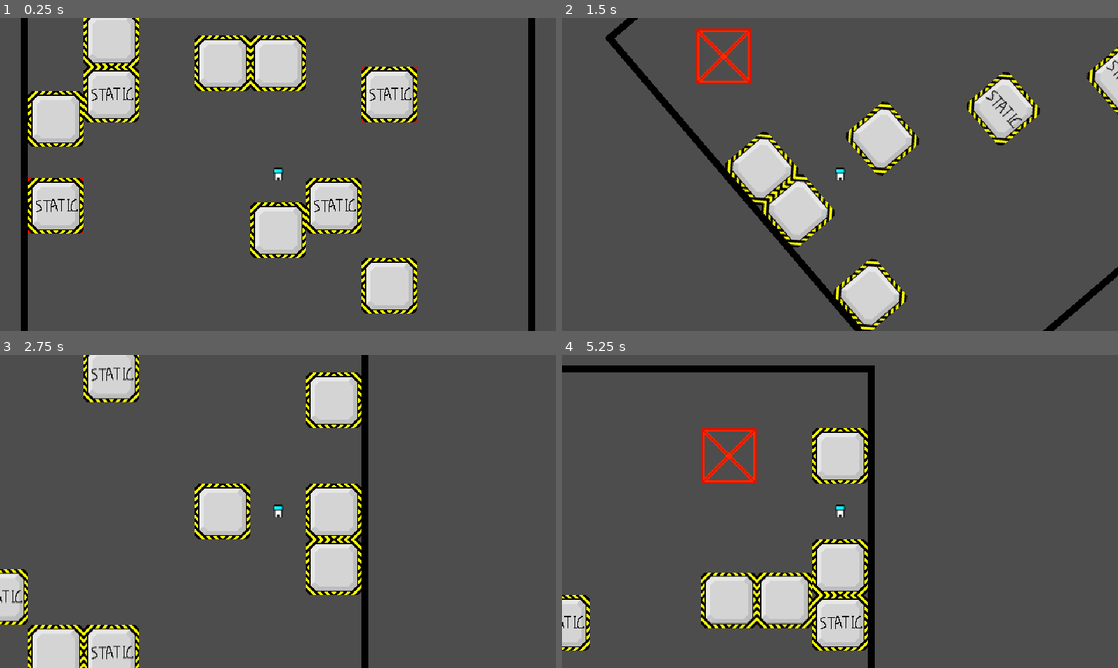
Above: before the commit, frames 1-4 (two rows, left to right).
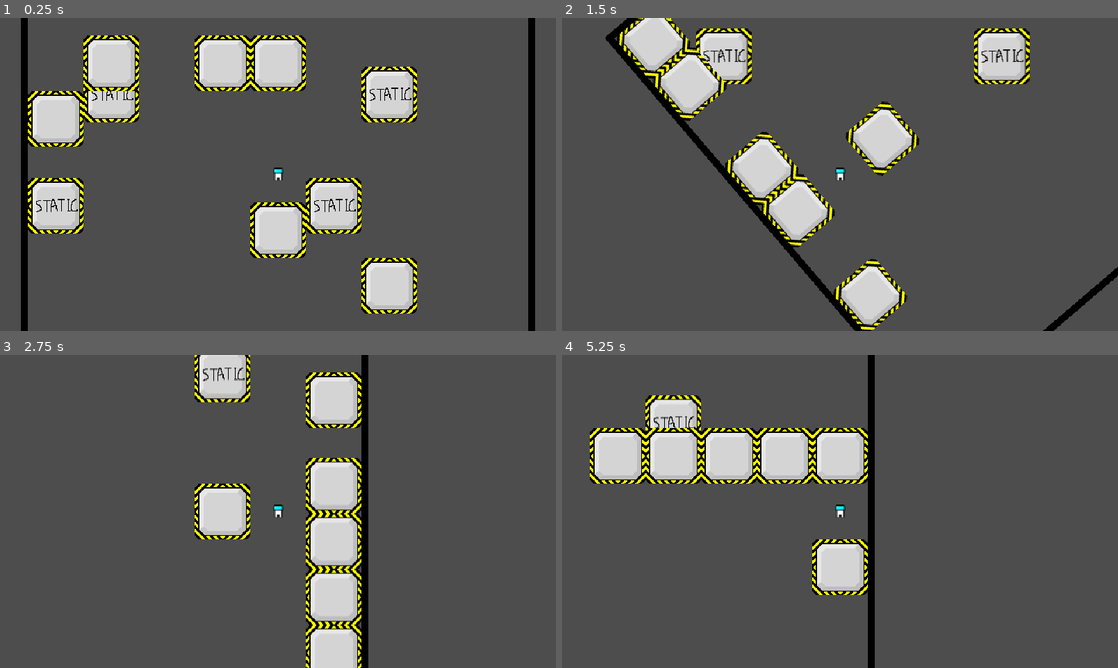
Above: after the commit, the same moments.

Repository: wojtekmal/escape-blocks
Game: Godot game, scene res://Levels/test_level_template_3.tscn
Two runs of this game, one before a commit and one after it. Both use one fixed random seed, a clock stepped at 60 frames per second and the inputs below. The project has no main scene, so this scene is started directly.
Inputs:
- Up to frame 1 (0.25 s): no input
- Up to frame 2 (1.5 s): hold Right (gravity_right) 0.53-1.28 s; tap W (jump) at 0.77 s; tap Enter at 1.25 s; hold Left (gravity_left) from 1.28 s (still down)
- Up to frame 3 (2.75 s): tap W (jump) at 1.52 s; release Left (gravity_left) at 2.03 s; hold Right (gravity_right) from 2.03 s (still down)
- Up to frame 4 (5.25 s): release Right (gravity_right) at 2.78 s; hold Up (gravity_up) 2.78-3.53 s; tap W (jump) at 3.02, 3.77, 4.52 s; tap Space at 3.5 s; hold Left (gravity_left) from 3.53 s (still down)

The runs differ from the first frame. In frame 1, 1.3% of the frame differs, in the area x 5-75%, y 0-69%; in frame 2, 8.7%; in frame 3, 11%; in frame 4, 15%, in the area x 0-57%, y 0-95%.
Error after the commit: Attempt to call function 'instantiate' in base 'null instance' on a null instance. (res://Levels/LevelTemplate.gd:370)

Commit message:
blocks from tile map

Diff:
--- a/engine/Levels/LevelTemplate.gd
+++ b/engine/Levels/LevelTemplate.gd
@@ -22,7 +22,8 @@
 var left_wall = -board_dimensions.x * 32
 var top_wall = -board_dimensions.y * 32
 var positions_before_rotations = []
-var static_block = load("res://Levels/StaticBlock8x8.tscn")
+var static_block = load("res://blocks/StaticBlock8x8.tscn")
+var moving_block = load("res://blocks/MovingBlock8x8.tscn")
 
 # Called when the node enters the scene tree for the first time.
 func _ready():
@@ -30,16 +31,7 @@
 	board_dimensions = board_dimensions
 	tilemap.board_dimensions = board_dimensions
 	#calls the setter function
-
-	var wall_tiles = walls.get_used_cells_by_id(0, 0, Vector2i(0,0), -1)
-
-	for wall_tile in wall_tiles:
-		print_debug("check")
-		var new_static_block_8x8 = static_block.instantiate()
-		new_static_block_8x8.board_cords = wall_tile
-		new_static_block_8x8.board_dimensions = board_dimensions
-		add_child(new_static_block_8x8)
-
+	load_blocks_from_tilemap()
 	#for moving_block in moving_blocks:
 	#	print_debug("check")
 	#for moving_block in moving_blocks:
@@ -353,3 +345,30 @@
 			child.position = Vector2(left_wall, top_wall)
 
 	#return board_dimensions
+
+func load_blocks_from_tilemap():
+	var wall_tiles = walls.get_used_cells_by_id(0, 0, Vector2i(0,0), -1)
+	var moving_block_tiles = walls.get_used_cells_by_id(0, 1, Vector2i(0,0), -1)
+	var static_block_tiles = walls.get_used_cells_by_id(0, 2, Vector2i(0,0), -1)
+
+	for wall_tile in wall_tiles:
+		var new_static_block_8x8 = static_block.instantiate()
+		new_static_block_8x8.board_cords = wall_tile
+		new_static_block_8x8.board_dimensions = board_dimensions
+		new_static_block_8x8.visible = false
+		add_child(new_static_block_8x8)
+		walls.set_cell(0, wall_tile) # removes tile from tile_map
+
+	for wall_tile in moving_block_tiles:
+		var new_moving_block_8x8 = moving_block.instantiate()
+		new_moving_block_8x8.board_cords = wall_tile
+		new_moving_block_8x8.board_dimensions = board_dimensions
+		add_child(new_moving_block_8x8)
+		walls.set_cell(0, wall_tile) # removes tile from tile_map
+
+	for wall_tile in static_block_tiles:
+		var new_static_block_8x8 = static_block.instantiate()
+		new_static_block_8x8.board_cords = wall_tile
+		new_static_block_8x8.board_dimensions = board_dimensions
+		add_child(new_static_block_8x8)
+		walls.set_cell(0, wall_tile) # removes tile from tile_map
--- a/engine/Levels/LevelTemplate.tscn
+++ b/engine/Levels/LevelTemplate.tscn
@@ -1,12 +1,12 @@
-[gd_scene load_steps=13 format=3 uid="uid://c3oe72nibs0yb"]
+[gd_scene load_steps=15 format=3 uid="uid://c3oe72nibs0yb"]
 
 [ext_resource type="PackedScene" uid="uid://ow2x5epfg1v2" path="res://Actors/Player.tscn" id="1"]
-[ext_resource type="PackedScene" uid="uid://p3vwjet8rxgn" path="res://blocks/MovingBlock8x8.tscn" id="2"]
 [ext_resource type="Texture2D" uid="uid://rvq1ytbkh1qm" path="res://textures/black.png" id="3"]
 [ext_resource type="Script" path="res://Levels/LevelTemplate.gd" id="4"]
 [ext_resource type="Script" path="res://scripts/TileMap.gd" id="4_gvo1y"]
-[ext_resource type="PackedScene" uid="uid://3vsop7p20fe0" path="res://Levels/StaticBlock8x8.tscn" id="6_cw7oa"]
 [ext_resource type="Script" path="res://scripts/RotationTimer.gd" id="6_lnp4p"]
+[ext_resource type="Texture2D" uid="uid://co07xqs3hmj10" path="res://textures/block.png" id="7_oxuh3"]
+[ext_resource type="Texture2D" uid="uid://bgq60xm1ldmss" path="res://textures/static_block.png" id="8_emeda"]
 [ext_resource type="Texture2D" uid="uid://5y23edqo0olg" path="res://textures/wall_block.png" id="8_pagpe"]
 
 [sub_resource type="TileSetAtlasSource" id="TileSetAtlasSource_ja7cw"]
@@ -81,13 +81,26 @@
 texture_region_size = Vector2i(64, 64)
 0:0/0 = 0
 
+[sub_resource type="TileSetAtlasSource" id="TileSetAtlasSource_voqr5"]
+texture = ExtResource("7_oxuh3")
+texture_region_size = Vector2i(64, 64)
+0:0/0 = 0
+
+[sub_resource type="TileSetAtlasSource" id="TileSetAtlasSource_7h21e"]
+texture = ExtResource("8_emeda")
+texture_region_size = Vector2i(64, 64)
+0:0/0 = 0
+
 [sub_resource type="TileSet" id="TileSet_srb8s"]
 tile_size = Vector2i(64, 64)
 sources/0 = SubResource("TileSetAtlasSource_id2jv")
+sources/1 = SubResource("TileSetAtlasSource_voqr5")
+sources/2 = SubResource("TileSetAtlasSource_7h21e")
 
 [node name="LevelTemplate" type="Node2D"]
 script = ExtResource("4")
 board_dimensions = Vector2i(8, 5)
+metadata/_edit_horizontal_guides_ = []
 
 [node name="Player" parent="." instance=ExtResource("1")]
 collision_layer = 2
@@ -102,46 +115,6 @@
 script = ExtResource("4_gvo1y")
 board_dimensions = Vector2i(8, 5)
 
-[node name="MovingBlock8x8" parent="." instance=ExtResource("2")]
-position = Vector2(-32, -128)
-board_cords = Vector2i(3, 0)
-board_dimensions = Vector2i(8, 5)
-
-[node name="MovingBlock8x9" parent="." instance=ExtResource("2")]
-position = Vector2(-224, -64)
-board_cords = Vector2i(0, 1)
-board_dimensions = Vector2i(8, 5)
-
-[node name="MovingBlock8x10" parent="." instance=ExtResource("2")]
-position = Vector2(-160, -128)
-board_cords = Vector2i(1, 0)
-board_dimensions = Vector2i(8, 5)
-
-[node name="MovingBlock8x11" parent="." instance=ExtResource("2")]
-position = Vector2(32, 64)
-board_cords = Vector2i(4, 3)
-board_dimensions = Vector2i(8, 5)
-
-[node name="MovingBlock8x12" parent="." instance=ExtResource("2")]
-position = Vector2(32, -128)
-board_cords = Vector2i(4, 0)
-board_dimensions = Vector2i(8, 5)
-
-[node name="MovingBlock8x13" parent="." instance=ExtResource("2")]
-position = Vector2(160, 128)
-board_cords = Vector2i(6, 4)
-board_dimensions = Vector2i(8, 5)
-
-[node name="StaticBlock8x8" parent="." instance=ExtResource("6_cw7oa")]
-position = Vector2(-160, -64)
-board_cords = Vector2i(1, 1)
-board_dimensions = Vector2i(8, 5)
-
-[node name="StaticBlock8x9" parent="." instance=ExtResource("6_cw7oa")]
-position = Vector2(96, 64)
-board_cords = Vector2i(5, 3)
-board_dimensions = Vector2i(8, 5)
-
 [node name="RotationTimer" type="Timer" parent="."]
 one_shot = true
 script = ExtResource("6_lnp4p")
@@ -151,4 +124,4 @@
 tile_set = SubResource("TileSet_srb8s")
 cell_quadrant_size = 64
 format = 2
-layer_0/tile_data = PackedInt32Array(65542, 0, 0, 196608, 0, 0)
+layer_0/tile_data = PackedInt32Array(65536, 1, 0, 1, 1, 0, 65537, 2, 0, 196608, 2, 0, 196613, 2, 0, 65542, 2, 0, 4, 1, 0, 196612, 1, 0, 262150, 1, 0, 3, 1, 0)
--- a/engine/Levels/StaticBlock8x8.tscn
+++ /dev/null
@@ -1,19 +0,0 @@
-[gd_scene load_steps=4 format=3 uid="uid://3vsop7p20fe0"]
-
-[ext_resource type="Script" path="res://blocks/StaticBlock8x8.gd" id="1_qi5rt"]
-[ext_resource type="Texture2D" uid="uid://bgq60xm1ldmss" path="res://textures/static_block.png" id="2_b7ia4"]
-
-[sub_resource type="RectangleShape2D" id="RectangleShape2D_eto6a"]
-size = Vector2(64, 64)
-
-[node name="StaticBlock8x8" type="StaticBody2D" groups=["interacting_entities"]]
-position = Vector2(32, 32)
-collision_layer = 0
-collision_mask = 0
-script = ExtResource("1_qi5rt")
-
-[node name="Sprite2D" type="Sprite2D" parent="."]
-texture = ExtResource("2_b7ia4")
-
-[node name="CollisionShape2D" type="CollisionShape2D" parent="."]
-shape = SubResource("RectangleShape2D_eto6a")
--- a/engine/Levels/test_level_template_3.tscn
+++ b/engine/Levels/test_level_template_3.tscn
@@ -13,37 +13,5 @@
 layer_0/tile_data = PackedInt32Array(2162651, 0, 0, -2097189, 0, 0, 2162652, 0, 0, -2097188, 0, 0, 2162653, 0, 0, -2097 …(4121 unchanged characters)…
 board_dimensions = Vector2i(9, 8)
 
-[node name="MovingBlock8x8" parent="." index="2"]
-position = Vector2(-64, -224)
-board_dimensions = Vector2i(9, 8)
-
-[node name="MovingBlock8x9" parent="." index="3"]
-position = Vector2(-256, -160)
-board_dimensions = Vector2i(9, 8)
-
-[node name="MovingBlock8x10" parent="." index="4"]
-position = Vector2(-192, -224)
-board_dimensions = Vector2i(9, 8)
-
-[node name="MovingBlock8x11" parent="." index="5"]
-position = Vector2(0, -32)
-board_dimensions = Vector2i(9, 8)
-
-[node name="MovingBlock8x12" parent="." index="6"]
-position = Vector2(0, -224)
-board_dimensions = Vector2i(9, 8)
-
-[node name="MovingBlock8x13" parent="." index="7"]
-position = Vector2(128, 32)
-board_dimensions = Vector2i(9, 8)
-
-[node name="StaticBlock8x8" parent="." index="8"]
-position = Vector2(-192, -160)
-board_dimensions = Vector2i(9, 8)
-
-[node name="StaticBlock8x9" parent="." index="9"]
-position = Vector2(64, -32)
-board_dimensions = Vector2i(9, 8)
-
-[node name="Walls" parent="." index="11"]
+[node name="Walls" parent="." index="3"]
 position = Vector2(-288, -256)
